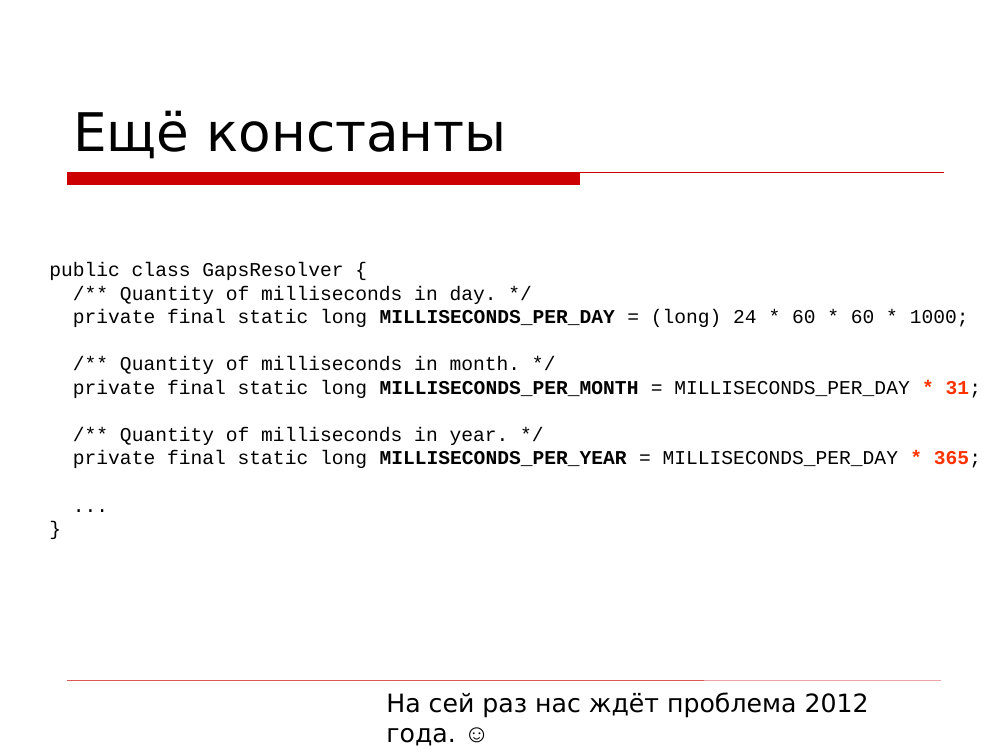
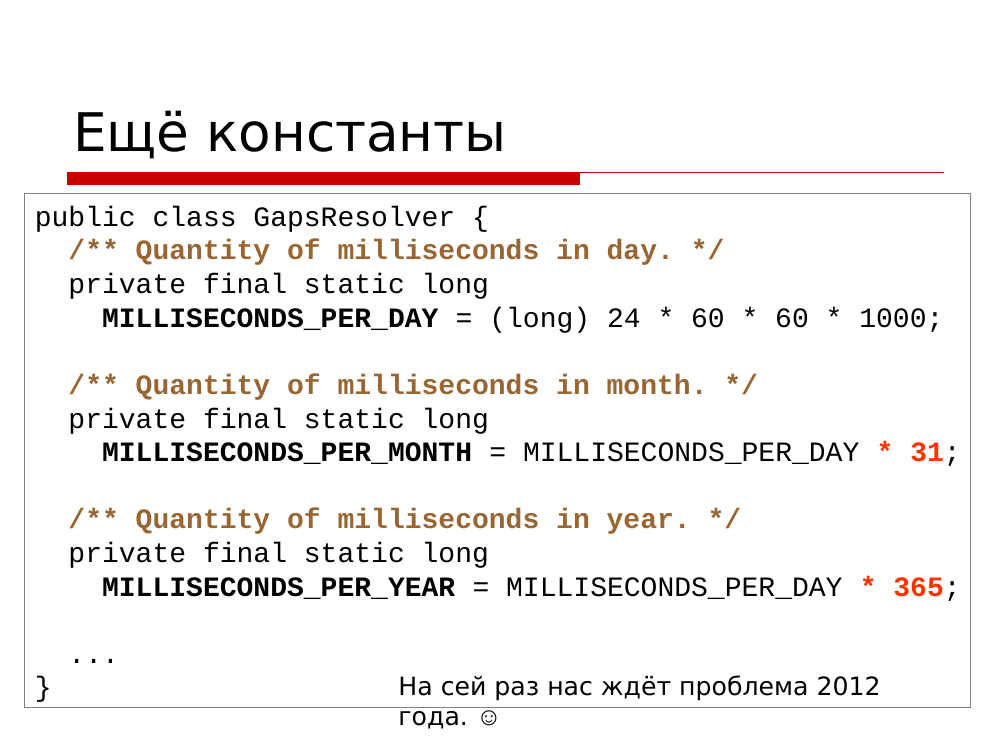
Before and after one commit to asolntsev/presentations, a slide deck: slide 31 of wtf-code/WTF_code.devclub.ru.ppt (slide 35 before the commit). Drawn at 1008x756 pixels with LibreOffice and Linux fonts; fonts in the diff are those of the drawing; background and template pictures are left out. Boxes give left, top, right and bottom in pixels: in the first picture for what was removed or moved away, otherwise in the second. Text is boxed around its words. In the diff, an @@ line names an element or a change of style, - is before the commit and + after.

```diff
--- a/wtf-code/WTF_code.devclub.ru.ppt
+++ b/wtf-code/WTF_code.devclub.ru.ppt
@@ rectangle "public class GapsResolver {": place and size @@
-rectangle "public class GapsResolver {" at <box>49,262,981,468</box>
+rectangle "public class GapsResolver {" at <box>25,194,971,708</box>
@@ rectangle "public class GapsResolver {" at <box>25,194,971,708</box>: fill none to #FFFFFF; outline none to #808080 0.74 pt @@
@@ text in rectangle at <box>35,206,708,534</box>: size 14 to 20 pt in "public class GapsResolver {", "/** Quantity of milliseconds in day. */", "/** Quantity of milliseconds in month. */", "/** Quantity of milliseconds in year. */" and 2 more places; text colour #000000 to #996633, bold on in "/** Quantity of milliseconds in day. */", "/** Quantity of milliseconds in month. */", "/** Quantity of milliseconds in year. */" @@
@@ text in rectangle at <box>68,273,943,333</box>: text changed; size 14 to 20 pt @@
-private final static long MILLISECONDS_PER_DAY = (long) 24 * 60 * 60 * 1000;
+private final static long
+MILLISECONDS_PER_DAY = (long) 24 * 60 * 60 * 1000;
@@ text in rectangle at <box>68,408,961,466</box>: text changed; size 14 to 20 pt @@
-private final static long MILLISECONDS_PER_MONTH = MILLISECONDS_PER_DAY * 31;
+private final static long
+MILLISECONDS_PER_MONTH = MILLISECONDS_PER_DAY * 31;
@@ text in rectangle at <box>68,542,960,601</box>: text changed; size 14 to 20 pt @@
-private final static long MILLISECONDS_PER_YEAR = MILLISECONDS_PER_DAY * 365;
+private final static long
+MILLISECONDS_PER_YEAR = MILLISECONDS_PER_DAY * 365;
@@ line removed from (68, 680) to (940, 680) @@
@@ text "На сей раз нас ждёт ...": place and size @@
-text "На сей раз нас ждёт ..." at <box>386,692,869,746</box>
+text "На сей раз нас ждёт ..." at <box>398,675,881,729</box>
```
Also in this commit, not shown: 20 other slides changed, 5 slides added, 11 slides removed.
